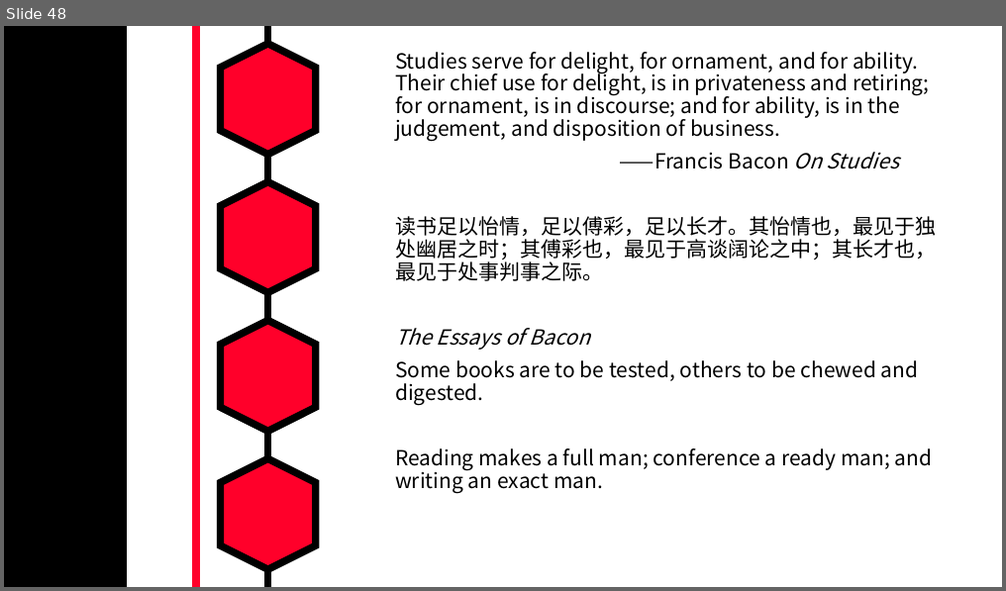
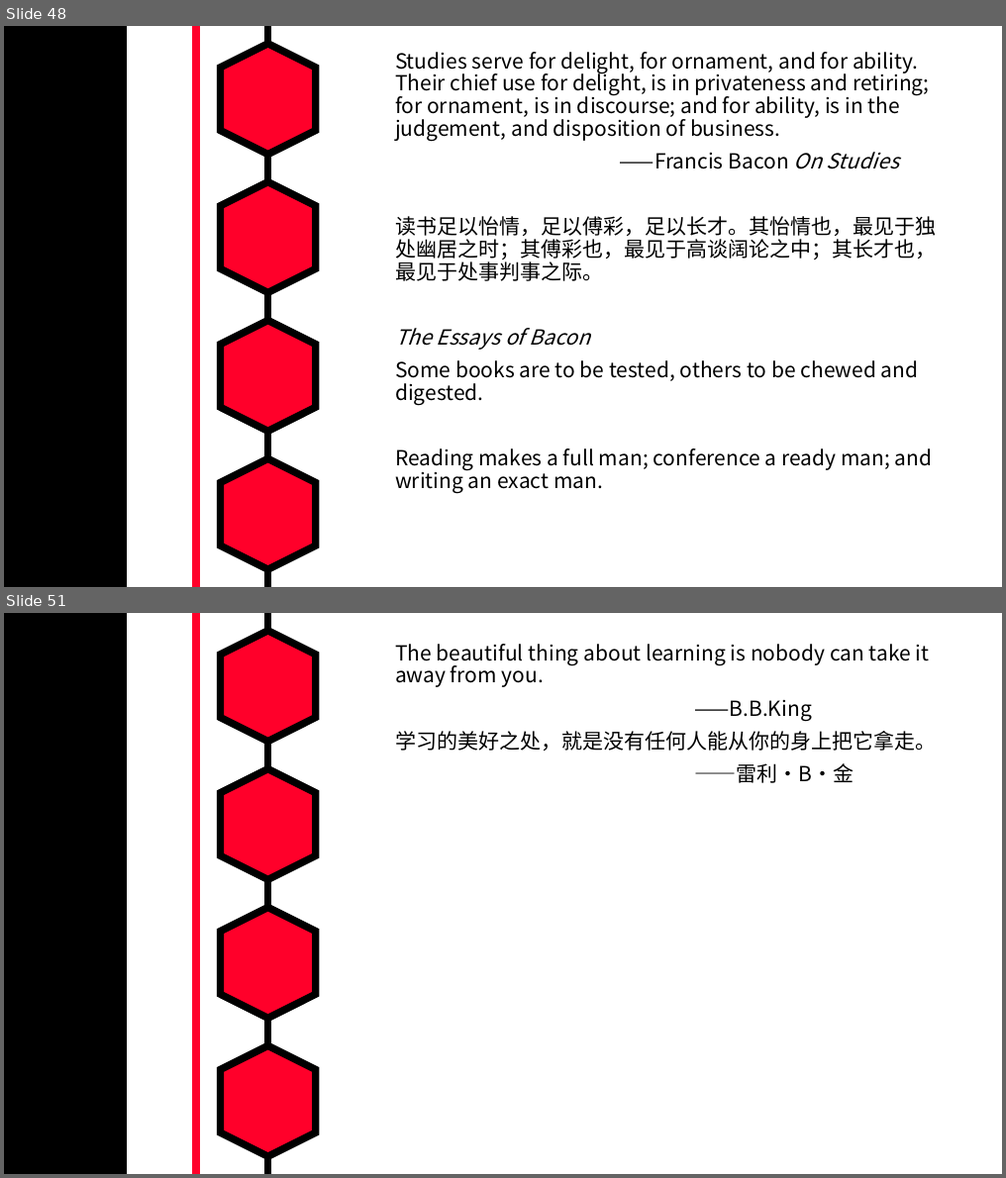
Before and after one commit to MarkShen1992/PPT-template, a slide deck: morning reading/iridescent english sentenses.pptx. Shown one above the other, each under a label of ours: slide 48 before the commit, slides 48 and 51 after it; the slides between them are not shown. The pictures are 1006x591 and 1006x1178 pixels, drawn with LibreOffice and Linux fonts; fonts in the diff are those of the drawing. Boxes give left, top, right and bottom in pixels: in the first picture for what was removed or moved away, otherwise in the second. Text is boxed around its words. In the diff, an @@ line names an element or a change of style, - is before the commit and + after.

```diff
--- a/morning reading/iridescent english sentenses.pptx
+++ b/morning reading/iridescent english sentenses.pptx
@@ slide 51 added at [4, 613, 1002, 1174], background #FFFFFF; not listed: 7 template elements that a slide beside it also shows @@
@@ text added at [395, 644, 937, 783], 20 pt, text #000000 @@
+The beautiful thing about learning is nobody can take it away from you.
+——B.B.King
+学习的美好之处，就是没有任何人能从你的身上把它拿走。
+——雷利·B·金
```
Also in this commit, not shown: 3 other slides added.
